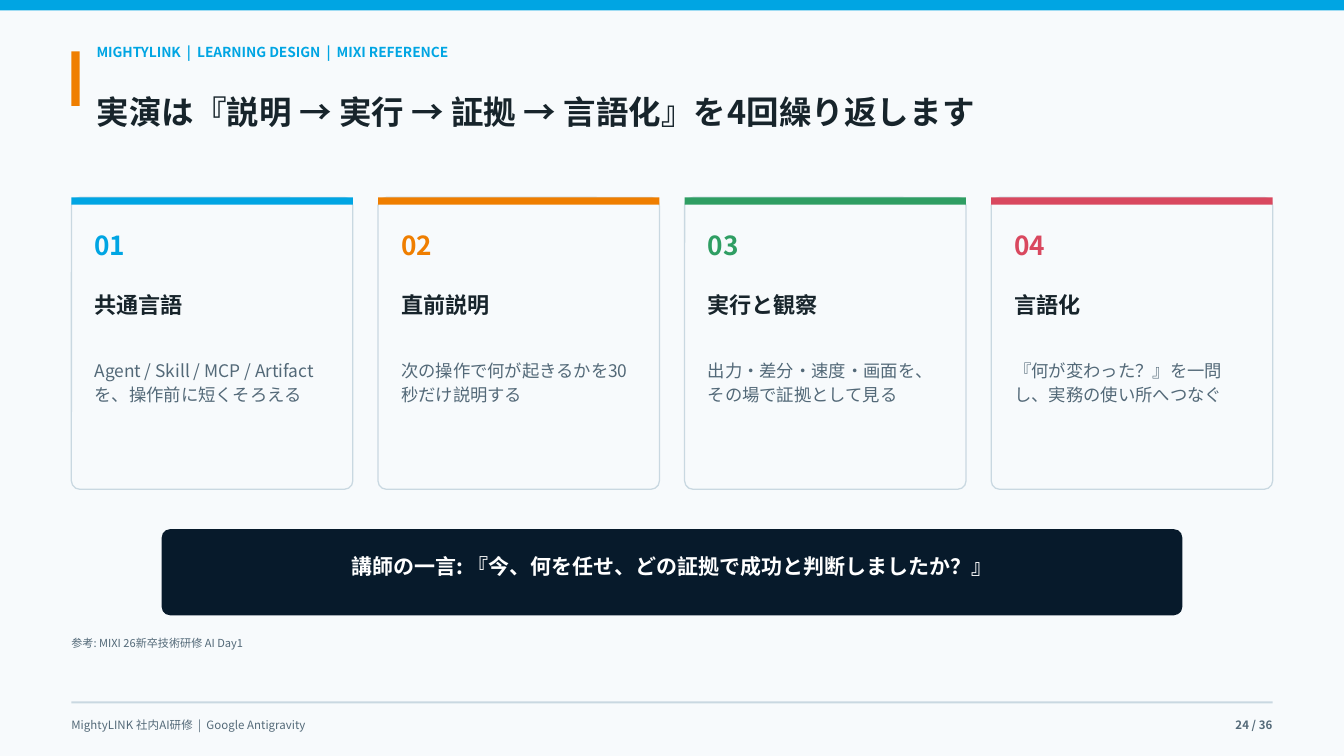
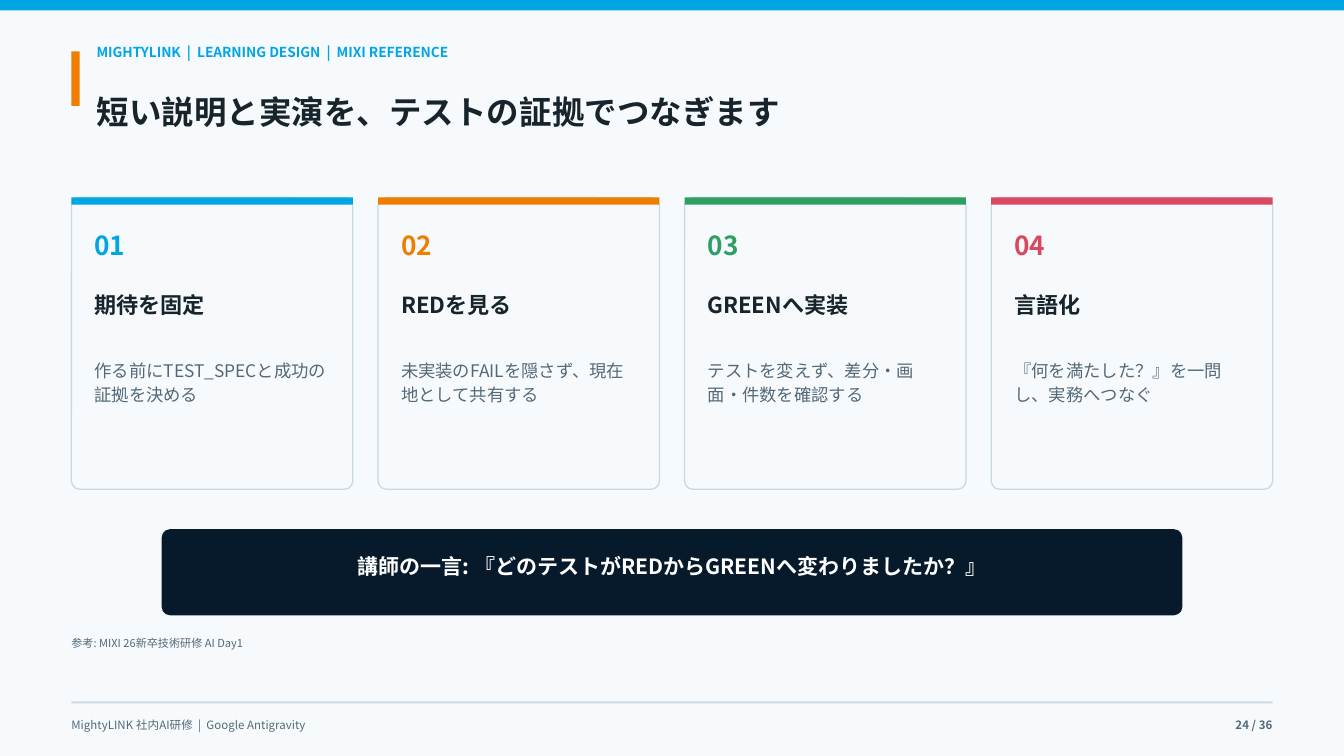
Before and after one commit to kanta13jp1/mighty-link-ai-connect, a slide deck: slide 24 of exports/knowledge_flow/mighty_skill_bridge_antigravity_user_guide_2026.pptx. Drawn at 1344x756 pixels with LibreOffice and Linux fonts; fonts in the diff are those of the drawing. Boxes give left, top, right and bottom in pixels: in the first picture for what was removed or moved away, otherwise in the second. Text is boxed around its words. In the diff, an @@ line names an element or a change of style, - is before the commit and + after.

```diff
--- a/exports/knowledge_flow/mighty_skill_bridge_antigravity_user_guide_2026.pptx
+++ b/exports/knowledge_flow/mighty_skill_bridge_antigravity_user_guide_2026.pptx
@@ text at <box>97,96,780,127</box>: text changed @@
-実演は『説明 → 実行 → 証拠 → 言語化』を4回繰り返します
+短い説明と実演を、テストの証拠でつなぎます
@@ text at <box>94,294,204,315</box>: text changed @@
-共通言語
+期待を固定
@@ text at <box>401,295,511,315</box>: text changed @@
-直前説明
+REDを見る
@@ text at <box>708,294,848,315</box>: text changed @@
-実行と観察
+GREENへ実装
@@ text at <box>94,362,325,380</box>: text changed @@
-Agent / Skill / MCP / Artifactを、操作前に短くそろえる
+作る前にTEST_SPECと成功の証拠を決める
@@ text at <box>401,362,624,403</box>: text changed @@
-次の操作で何が起きるかを30秒だけ説明する
+未実装のFAILを隠さず、現在地として共有する
@@ text at <box>708,362,914,403</box>: text changed @@
-出力・差分・速度・画面を、その場で証拠として見る
+テストを変えず、差分・画面・件数を確認する
@@ text at <box>1014,362,1222,403</box>: text changed @@
-『何が変わった？』を一問し、実務の使い所へつなぐ
+『何を満たした？』を一問し、実務へつなぐ
@@ text at <box>358,556,986,576</box>: text changed @@
-講師の一言: 『今、何を任せ、どの証拠で成功と判断しましたか？』
+講師の一言: 『どのテストがREDからGREENへ変わりましたか？』
```
Also in this commit, not shown: 14 other slides changed, 1 slide added, 1 slide removed, 15 other files.
